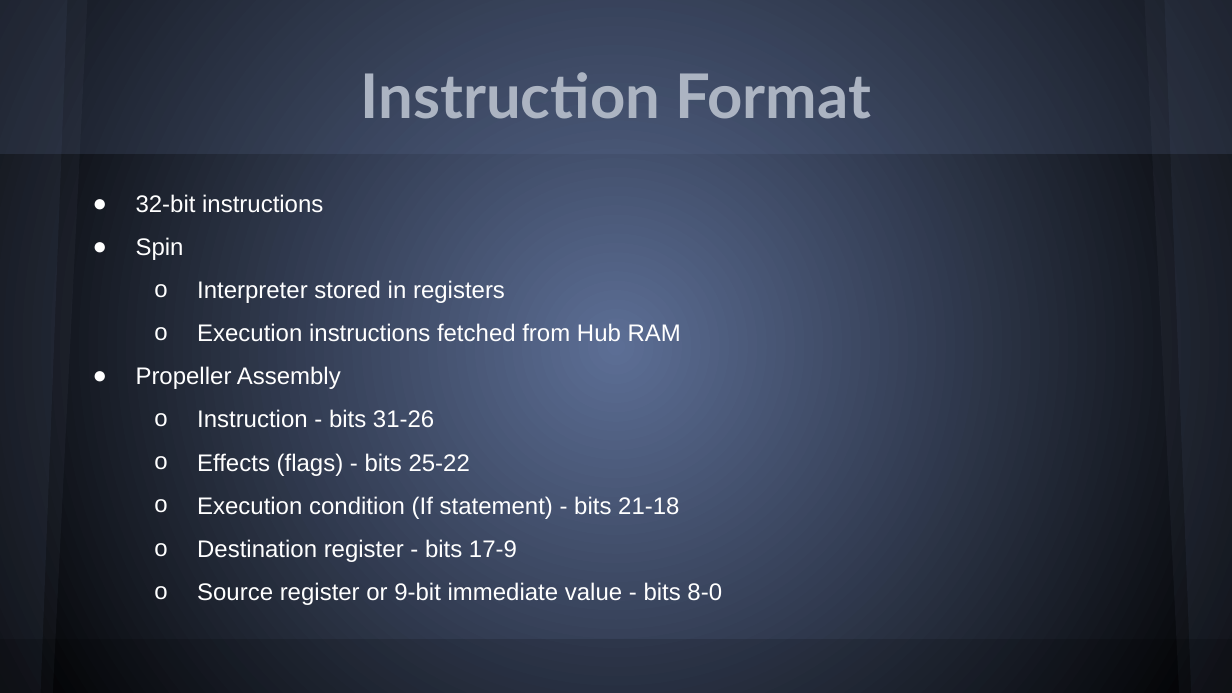
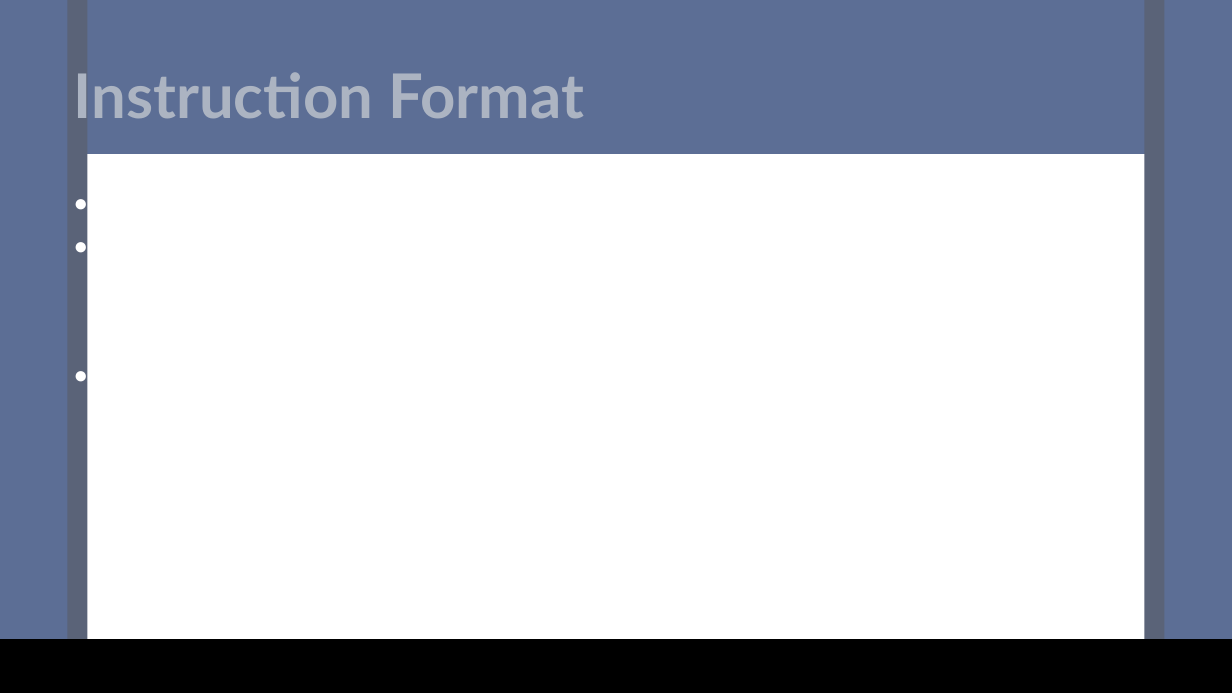
Before and after one commit to kkurzhal/CS_311, a slide deck: slide 8 of KyleKurzhal_ParallaxPropeller.pptx. Drawn at 1232x693 pixels with LibreOffice and Linux fonts; fonts in the diff are those of the drawing. Boxes give left, top, right and bottom in pixels: in the first picture for what was removed or moved away, otherwise in the second. Text is boxed around its words. In the diff, an @@ line names an element or a change of style, - is before the commit and + after.

```diff
--- a/KyleKurzhal_ParallaxPropeller.pptx
+++ b/KyleKurzhal_ParallaxPropeller.pptx
@@ background gradient #5C6E95 to #000000 to #FFFFFF @@
@@ rectangle at bbox=[0, 0, 1232, 154]: fill #5C6E95 at 20% opacity to #5C6E95 @@
@@ freeform shape removed at bbox=[0, 0, 87, 693] @@
@@ freeform shape removed at bbox=[0, 0, 68, 693] @@
@@ rectangle added at bbox=[0, 0, 87, 692], fill #5A6378 @@
@@ rectangle added at bbox=[0, 0, 68, 692], fill #5C6E95 @@
@@ text "Instruction Format" at bbox=[74, 72, 584, 118]: alignment centre to left @@
@@ freeform shape removed at bbox=[1145, 0, 1232, 693] @@
@@ rectangle added at bbox=[1145, 0, 1232, 692], fill #5A6378 @@
@@ freeform shape removed at bbox=[1164, 0, 1232, 693] @@
@@ rectangle added at bbox=[1164, 0, 1232, 692], fill #5C6E95 @@
@@ text removed at bbox=[136, 194, 722, 605] @@
-● 32-bit instructions
-● Spin
-  o Interpreter stored in registers
-  o Execution instructions fetched from Hub RAM
-● Propeller Assembly
-  o Instruction - bits 31-26
-  o Effects (flags) - bits 25-22
-  o Execution condition (If statement) - bits 21-18
-  o Destination register - bits 17-9
-  o Source register or 9-bit immediate value - bits 8-0
@@ rectangle at bbox=[0, 639, 1232, 693]: fill #000000 at 15% opacity to #000000 @@
```
Also in this commit, not shown: 11 other slides changed.
